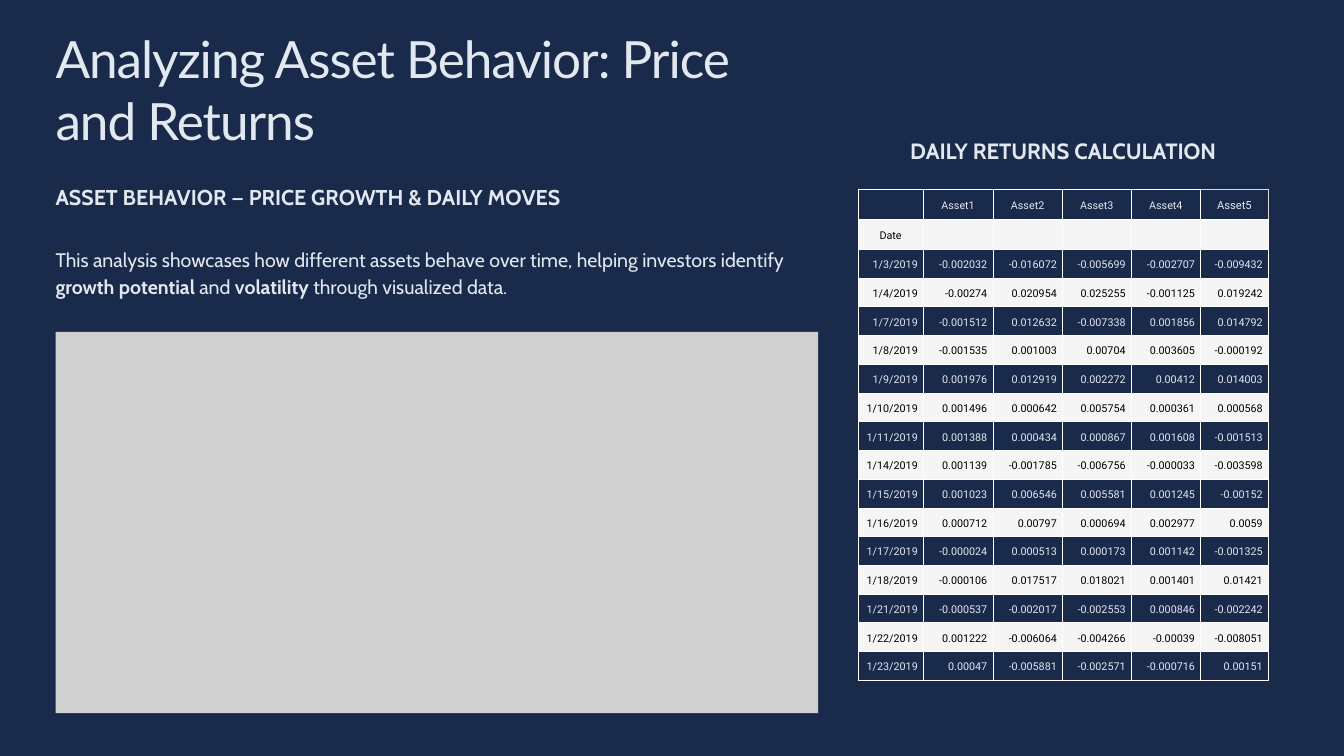
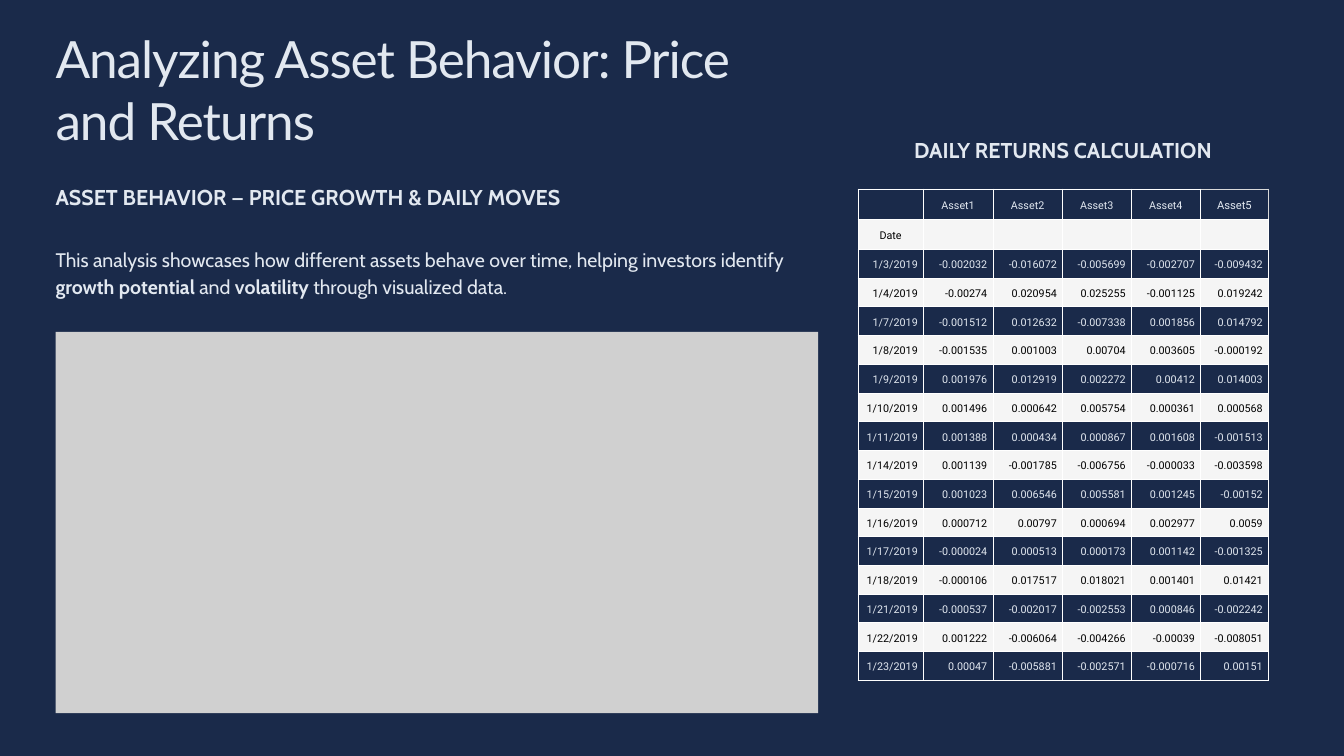
Before and after one commit to luispabloaiello-da/project_portfolio_analysis, a slide deck: slide 2 of slides/Presentation - Portfolio Analysis Challenge.pptx. Drawn at 1344x756 pixels with LibreOffice and Linux fonts; fonts in the diff are those of the drawing; grey boxes stand for pictures. Boxes give left, top, right and bottom in pixels: in the first picture for what was removed or moved away, otherwise in the second. Text is boxed around its words. In the diff, an @@ line names an element or a change of style, - is before the commit and + after.

```diff
--- a/slides/Presentation - Portfolio Analysis Challenge.pptx
+++ b/slides/Presentation - Portfolio Analysis Challenge.pptx
@@ text "DAILY RETURNS CALCULATION" at [914, 142, 1212, 159]: size 23.7 to 23 pt; line spacing 33.2pt to 32.2pt @@
```
Also in this commit, not shown: 1 other slide changed, 1 other file.
